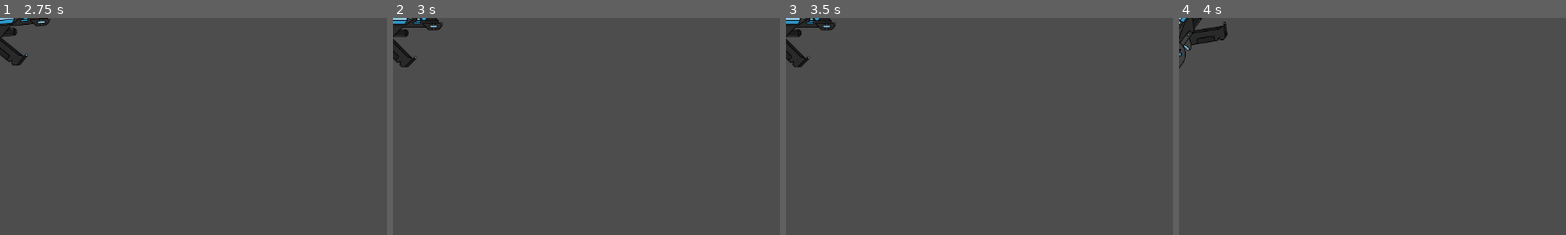
Above: before the commit, frames 1-4 (left to right).
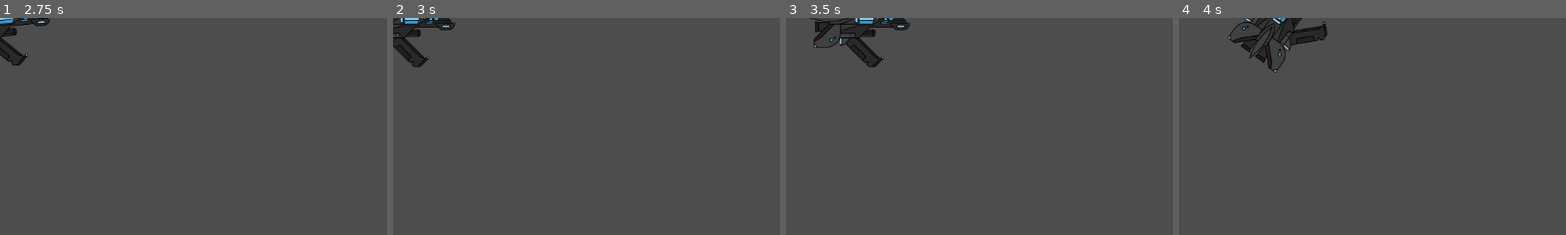
Above: after the commit, the same moments.

Repository: Hassan-A/Space-Fighter
Game: Godot game, scene res://Scenes/Main.tscn
The game is run twice, just before and just after one commit, with the same random seed, the same clock (stepped at 60 frames per second) and the same inputs.
Inputs:
- Up to frame 1 (2.75 s): tap Enter at 0.5 s; hold Right (ui_right) 0.53-1.28 s; hold Left (ui_left) 1.28-2.03 s; hold Right (ui_right) from 2.03 s (still down)
- Up to frame 2 (3 s): release Right (ui_right) at 2.78 s; hold Up (ui_up) from 2.78 s (still down)
- Up to frame 3 (3.5 s): keep holding Up (ui_up)
- Up to frame 4 (4 s): release Up (ui_up) at 3.53 s; hold Left (ui_left) from 3.53 s (still down)
The pictures show only the part of the screen within x 0-50%, y 0-50%; the shares and areas given below are measured in that part.

Frame 1 is identical in both runs. In frame 2, 1.3% of the frame differs, in the area x 0-17%, y 0-23%; in frame 3, 3.0%; in frame 4, 3.4%, in the area x 0-39%, y 0-26%.

Commit message:
Fix jittery stopping

Diff:
--- a/Scenes/player.gd
+++ b/Scenes/player.gd
@@ -35,4 +35,8 @@
 		var moveInY = cos(deg_to_rad(degree)) * yDirection
 		direction = Vector2(moveInX,moveInY)
 
+	velocity = (velocity * 0.9) + direction * SPEED
+	if((velocity.x < 1 and velocity.x > -1) and (velocity.y < 1 and velocity.y > -1)):
+		velocity *= 0
+
 	move_and_slide()
